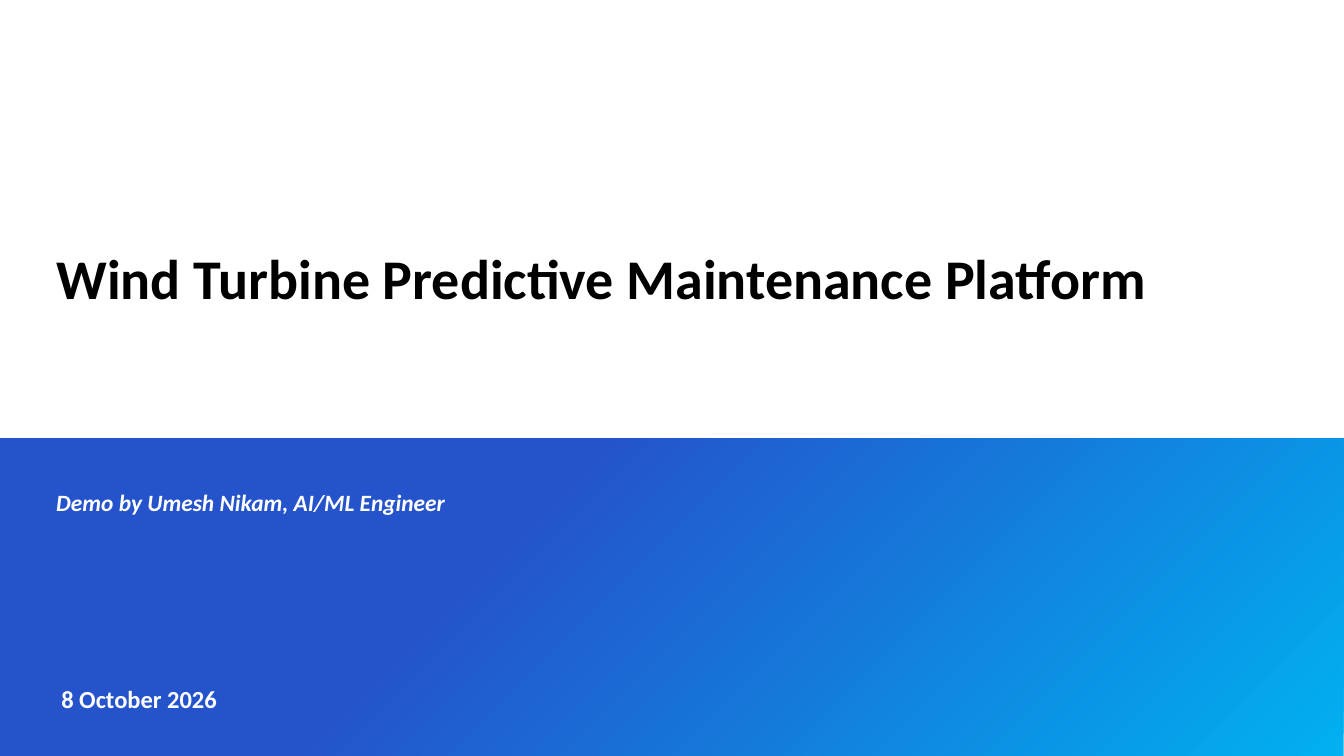
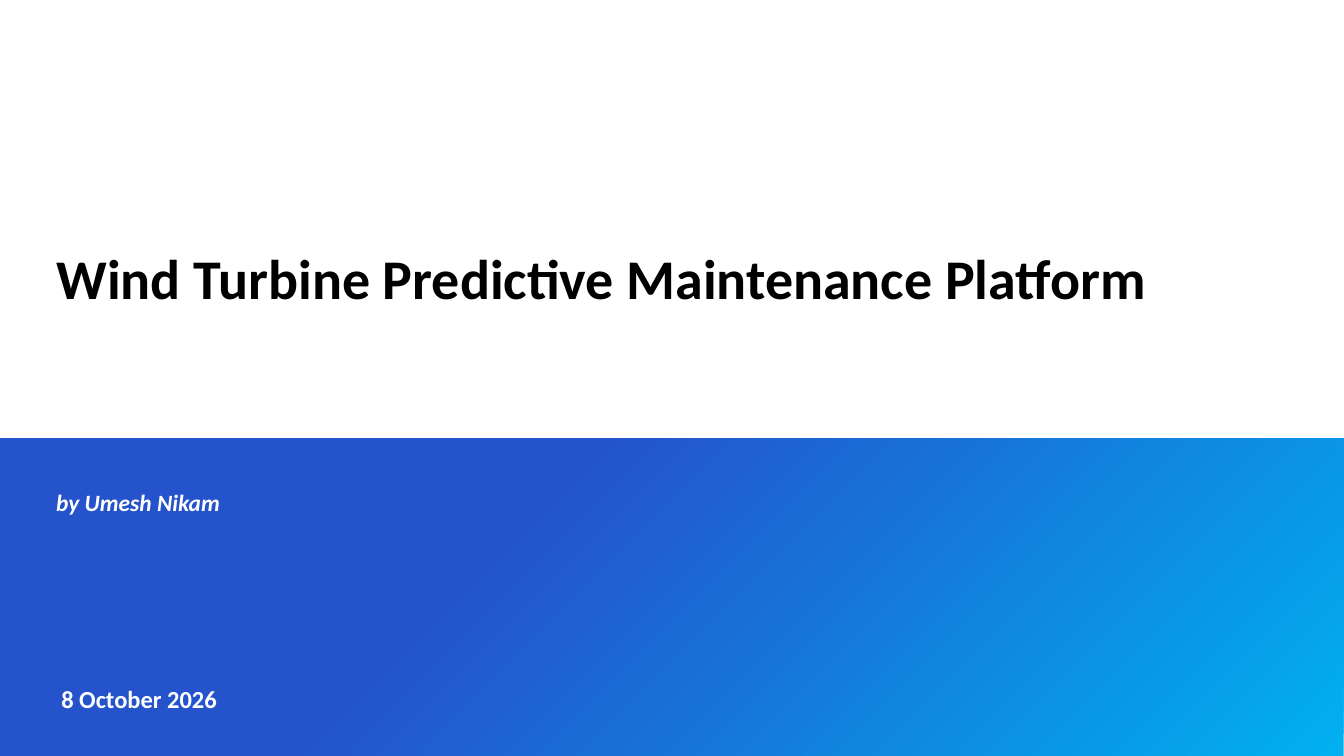
Before and after one commit to sd-umeshnikam/wind-turbine-pdm1, a slide deck: slide 1 of docs/deliverables/Project_Demo_Deck.pptx. Drawn at 1344x756 pixels with LibreOffice and Linux fonts; fonts in the diff are those of the drawing; background and template pictures are left out. Boxes give left, top, right and bottom in pixels: in the first picture for what was removed or moved away, otherwise in the second. Text is boxed around its words. In the diff, an @@ line names an element or a change of style, - is before the commit and + after.

```diff
--- a/docs/deliverables/Project_Demo_Deck.pptx
+++ b/docs/deliverables/Project_Demo_Deck.pptx
@@ text at (56,494,220,515): text changed @@
-Demo by Umesh Nikam, AI/ML Engineer
+by Umesh Nikam
```
Also in this commit, not shown: 9 other slides changed, 1 slide added, 2 other files.
